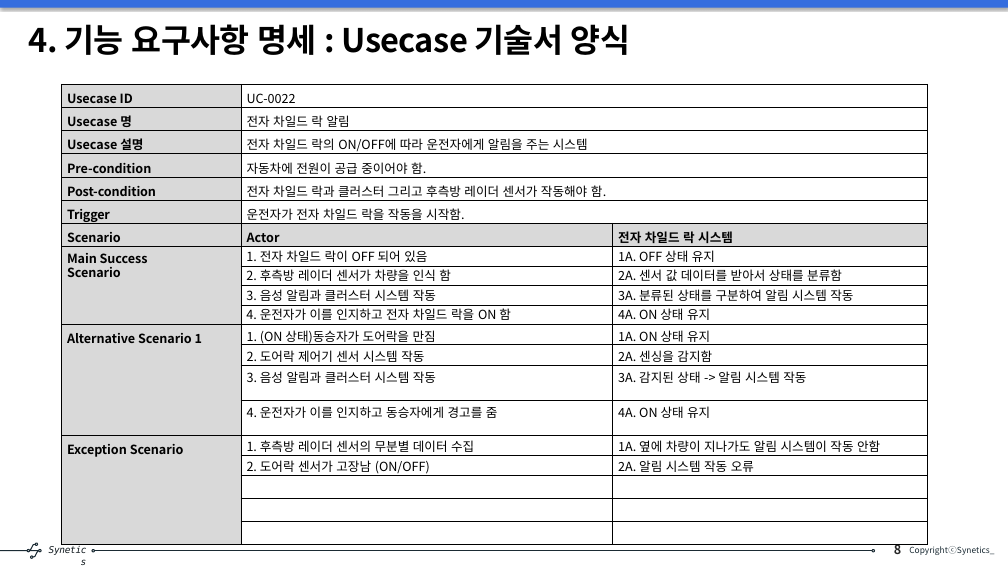
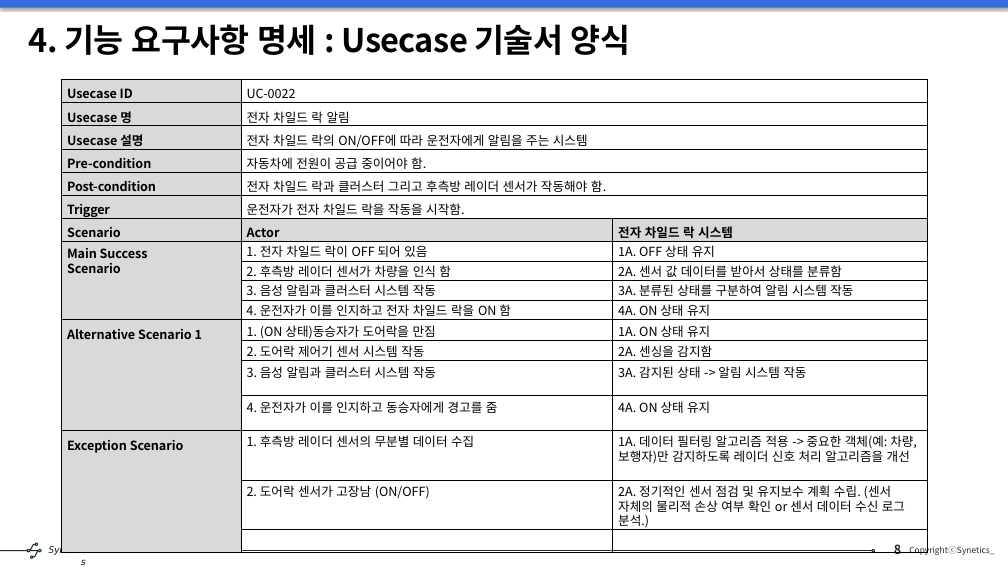
Before and after one commit to s-eunbi-kim/SeSSAC_202501, a slide deck: slide 8 of 01_요구사항 실습/SW 요구사항 분석 및 설계_실습_5조.pptx. Drawn at 1008x567 pixels with LibreOffice and Linux fonts; fonts in the diff are those of the drawing. Boxes give left, top, right and bottom in pixels: in the first picture for what was removed or moved away, otherwise in the second. Text is boxed around its words. In the diff, an @@ line names an element or a change of style, - is before the commit and + after.

```diff
--- a/01_요구사항 실습/SW 요구사항 분석 및 설계_실습_5조.pptx
+++ b/01_요구사항 실습/SW 요구사항 분석 및 설계_실습_5조.pptx
@@ table at (61,79,927,532) @@
-row 16, column 3: 1A. 옆에 차량이 지나가도 알림 시스템이 작동 안함
+row 16, column 3: 1A. 데이터 필터링 알고리즘 적용 -> 중요한 객체(예: 차량, 보행자)만 감지하도록 레이더 신호 처리 알고리즘을 개선
-row 17, column 3: 2A. 알림 시스템 작동 오류
+row 17, column 3: 2A. 정기적인 센서 점검 및 유지보수 계획 수립. (센서 자체의 물리적 손상 여부 확인 or 센서 데이터 수신 로그 분석.)
-row 19:  |  | 
-row 20:  |  | 
@@ table: place and size @@
-table at (61,84,927,513)
+table at (61,79,927,532)
```
